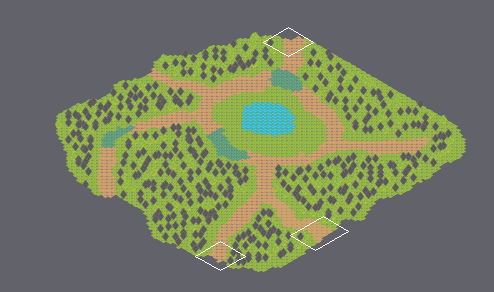
Tiled map: hcg/resources/maps/maps/mushroom_map_1.tmx. The picture above shows the old version from afar; the outline marks the close-up.
Close-up. The starting point:
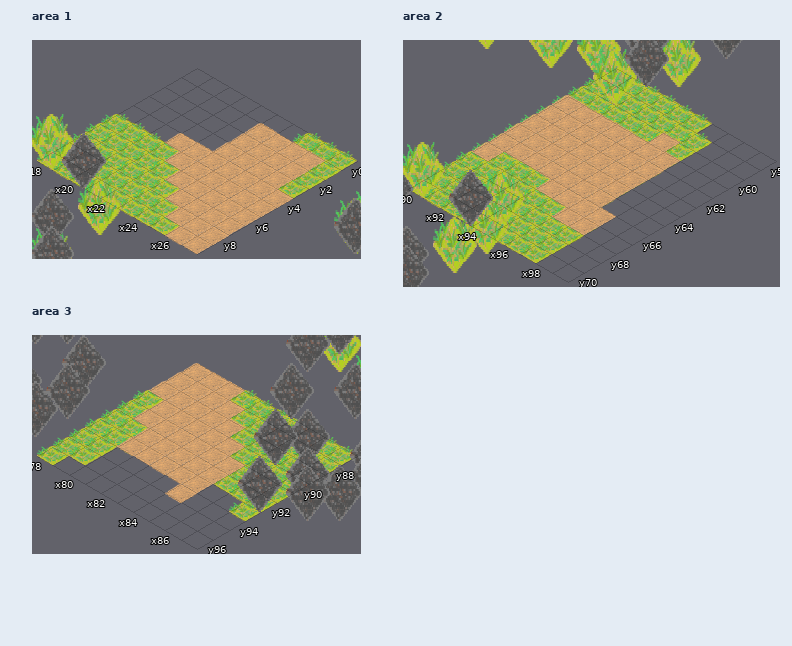
Cells are 55x32 px. Isometric: x runs down to the right, y down to the left. Shown: area 1 x 18..27, y 0..9; area 2 x 90..99, y 58..70; area 3 x 78..87, y 87..96. The commit also changed other parts of the map, which this record leaves out.
The same view after the edit:
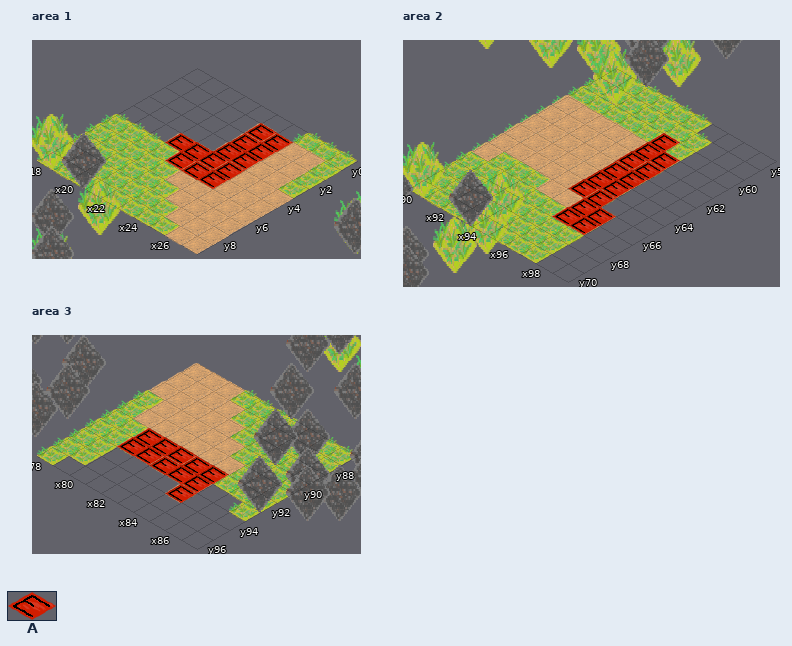
Key: from "exit": A 0.
_ is an empty cell.
Tiles of an added or newly shown layer are drawn over the layers below it.
The exact change:
Changed rows in their new state; . is an unchanged cell.
Layer "exit" (added), area 1:
first column x 21:
 1 ..AA
 2 ..AA
 3 ..AA
 4 AAAA
 5 .AAA
Layer "exit" (added), area 2:
first column x 95:
60 A..
61 AA.
62 AA.
63 AA.
64 AA.
65 AA.
66 .AA
67 .AA
Layer "exit" (added), area 3:
first column x 80:
92 AAAAA
93 AAAAA
94 ....A
Changed places in both close-ups, as pixel boxes (x1, y1, x2, y2):
added: (165, 123, 293, 189)
added: (552, 133, 680, 235)
added: (117, 428, 229, 503)
